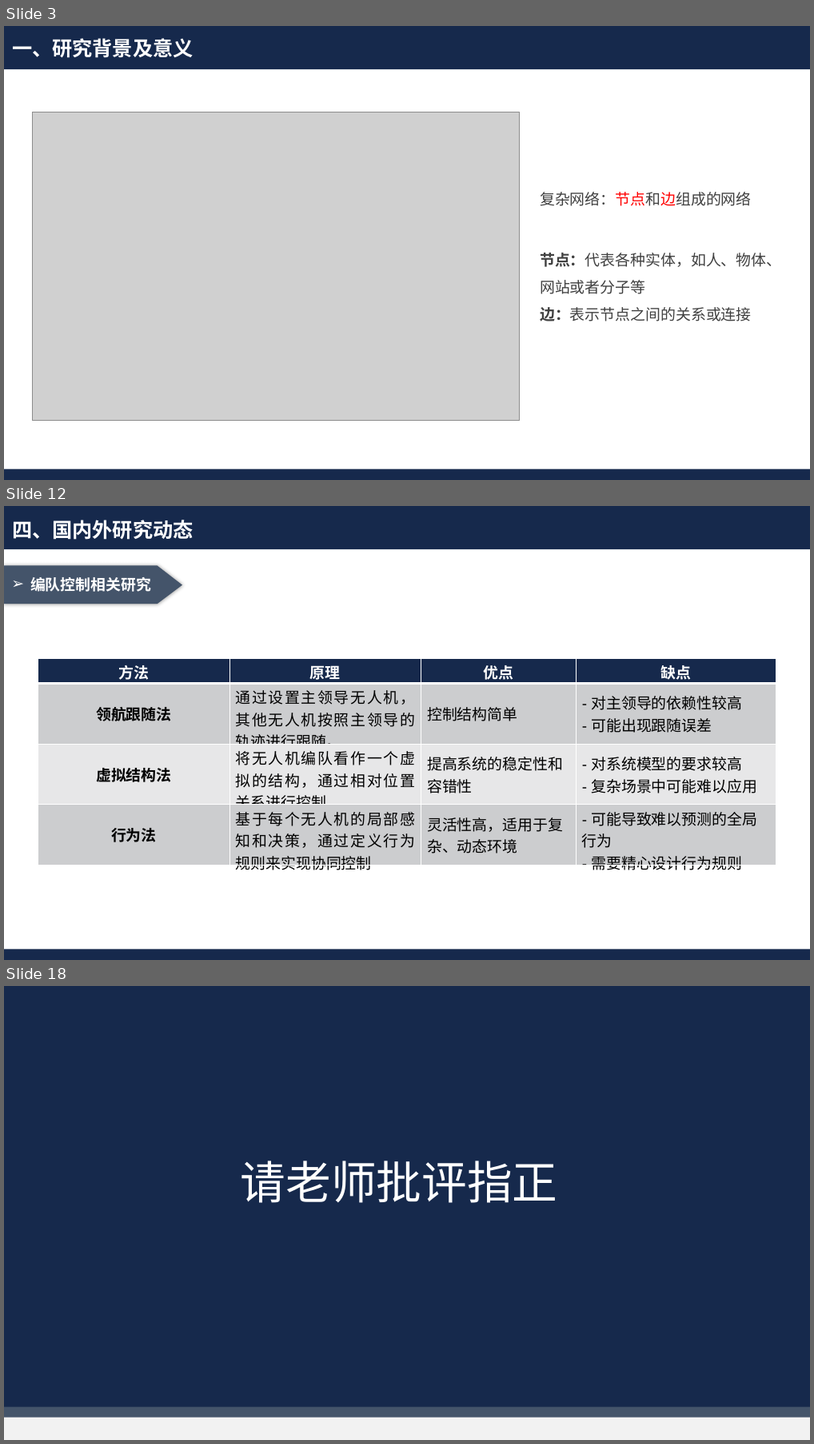
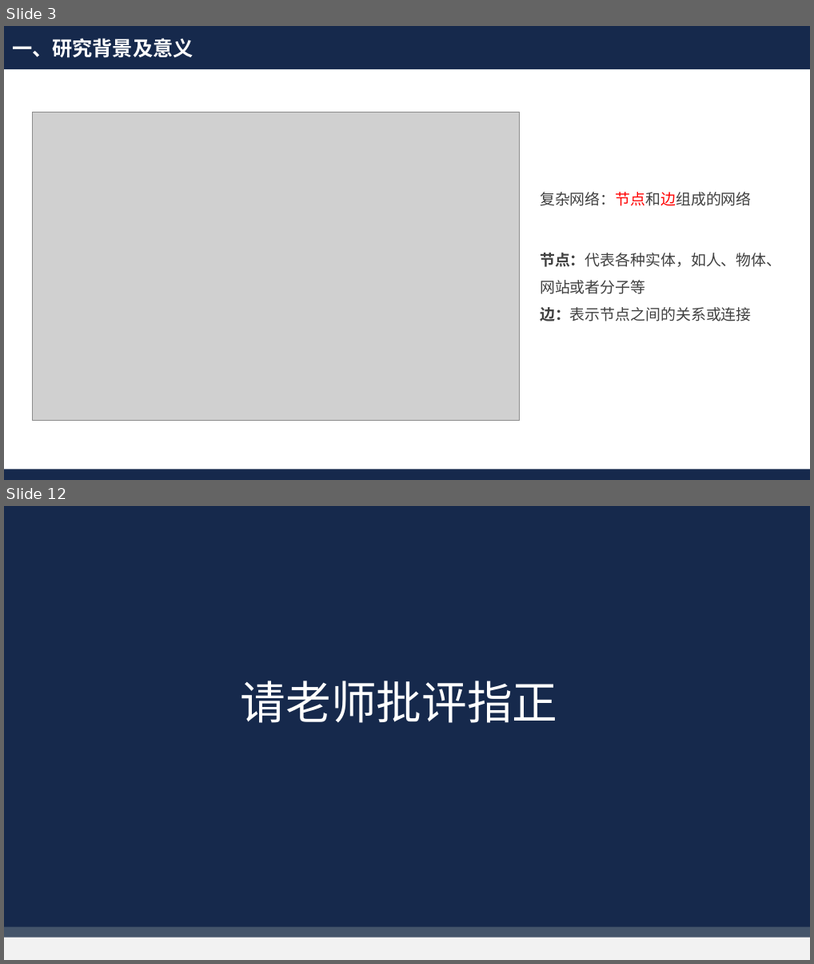
Before and after one commit to Akihi7777/day-day-up, a slide deck: 毕业近在咫尺/开题答辩.pptx. Shown one above the other, each under a label of ours: slides 3, 12 and 18 before the commit, slides 3 and 12 after it; the slides between them are not shown. The pictures are 814x1444 and 814x964 pixels, drawn with LibreOffice and Linux fonts; fonts in the diff are those of the drawing; grey boxes stand for pictures; background and template pictures are left out. Boxes give left, top, right and bottom in pixels: in the first picture for what was removed or moved away, otherwise in the second. Text is boxed around its words. In the diff, an @@ line names an element or a change of style, - is before the commit and + after.

```diff
--- a/毕业近在咫尺/开题答辩.pptx
+++ b/毕业近在咫尺/开题答辩.pptx
@@ slide 12 removed at [4, 506, 810, 960], background #FFFFFF; not listed: 2 template elements that a slide beside it also shows @@
@@ text removed at [12, 520, 194, 540] @@
-四、国内外研究动态
@@ freeform shape removed at [4, 565, 182, 604] @@
@@ text removed at [30, 577, 151, 592] @@
-➢ 编队控制相关研究
@@ table removed at [38, 658, 777, 876], 4 rows, 4 columns @@
-方法 | 原理 | 优点 | 缺点
-领航跟随法 | 通过设置主领导无人机，其他无人机按照主领导的轨迹进行跟随。 | 控制结构简单 | - 对主领导的依赖性较高 / - 可能出现跟随误差
-虚拟结构法 | 将无人机编队看作一个虚拟的结构，通过相对位置关系进行控制。 | 提高系统的稳定性和容错性 | - 对系统模型的要求较高 / - 复杂场景中可能难以应用
-行为法 | 基于每个无人机的局部感知和决策，通过定义行为规则来实现协同控制 | 灵活性高，适用于复杂、动态环境 | - 可能导致难以预测的全局行为 / - 需要精心设计行为规则
@@ what was slide 18 is now slide 12 @@
```
Also in this commit, not shown: 7 slides changed, 5 slides added, 8 other slides removed, 1 other file.
